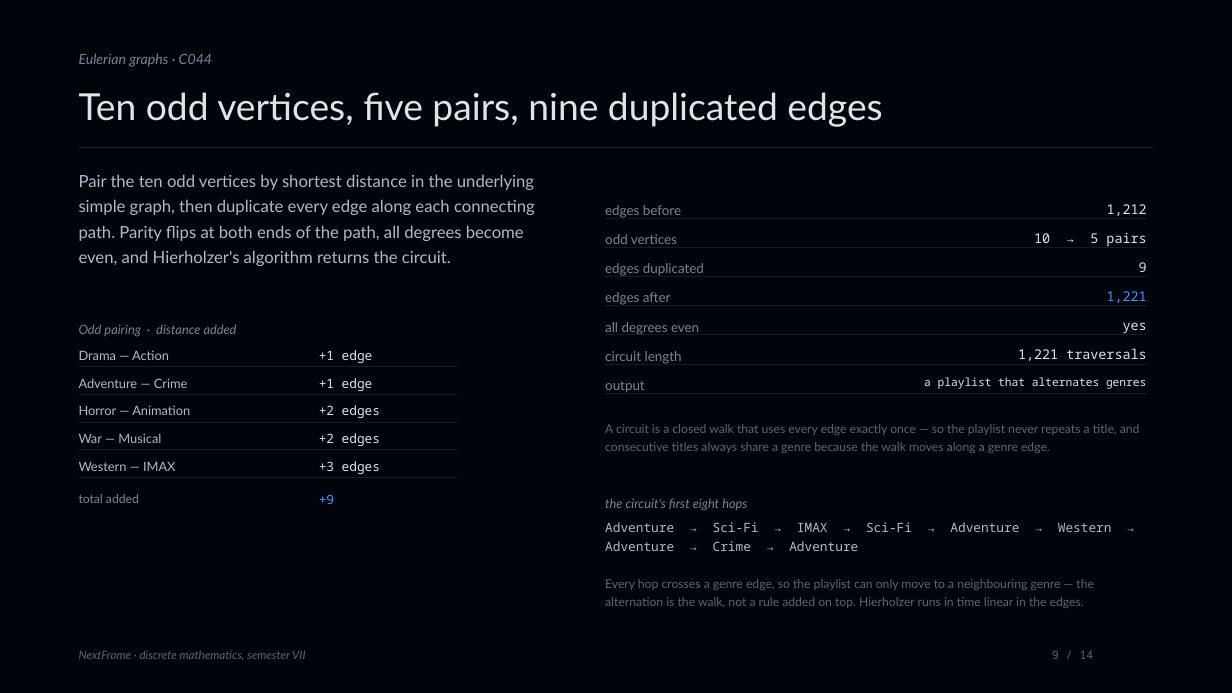
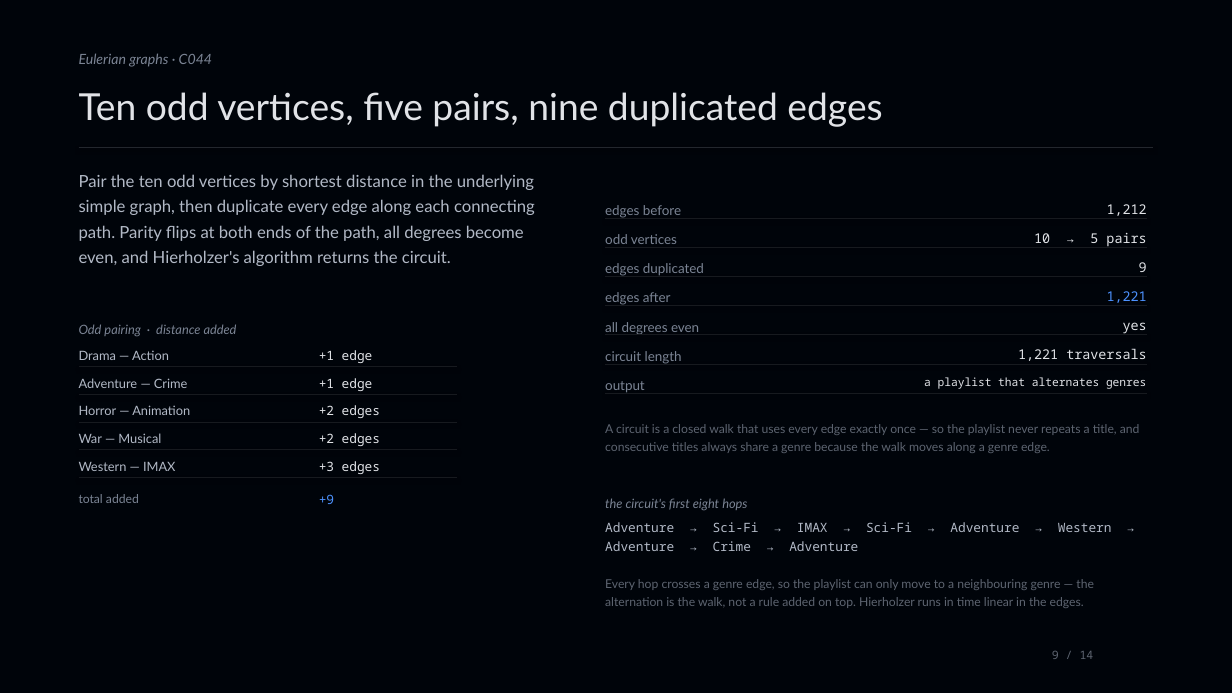
Before and after one commit to asterxsk/nextframe, a slide deck: slide 9 of deck/NextFrame.pptx. Drawn at 1232x693 pixels with LibreOffice and Linux fonts; fonts in the diff are those of the drawing. Boxes give left, top, right and bottom in pixels: in the first picture for what was removed or moved away, otherwise in the second. Text is boxed around its words. In the diff, an @@ line names an element or a change of style, - is before the commit and + after.

```diff
--- a/deck/NextFrame.pptx
+++ b/deck/NextFrame.pptx
@@ text removed at (79, 650, 305, 660) @@
-NextFrame · discrete mathematics, semester VII
```
Also in this commit, not shown: 13 other slides changed, 3 other files.
